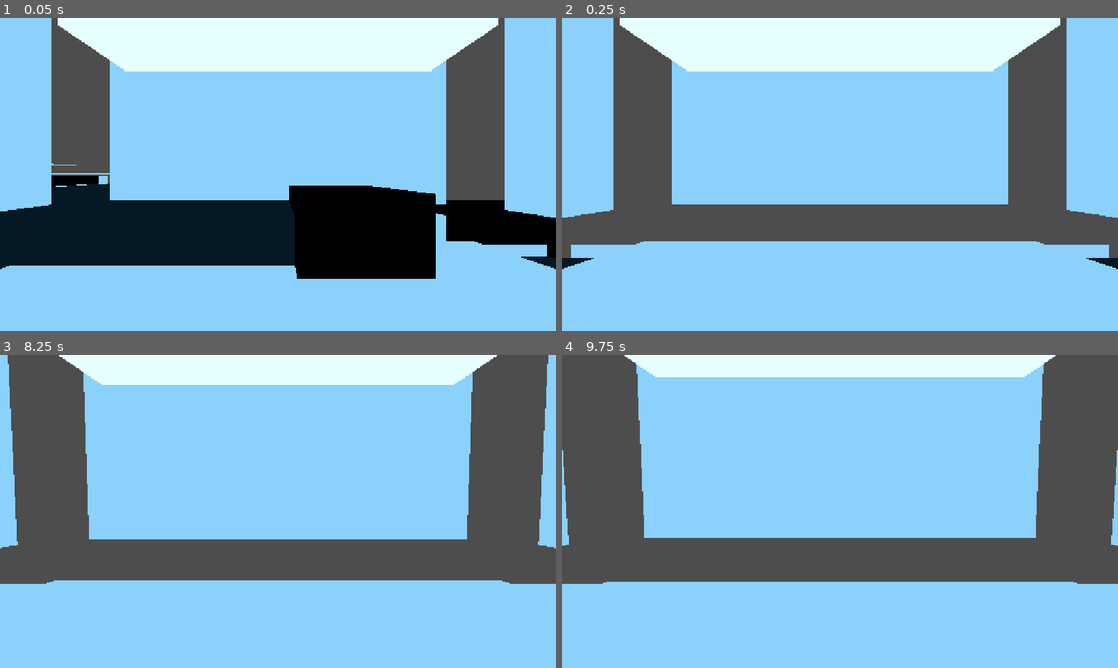
Above: before the commit, frames 1-4 (two rows, left to right).
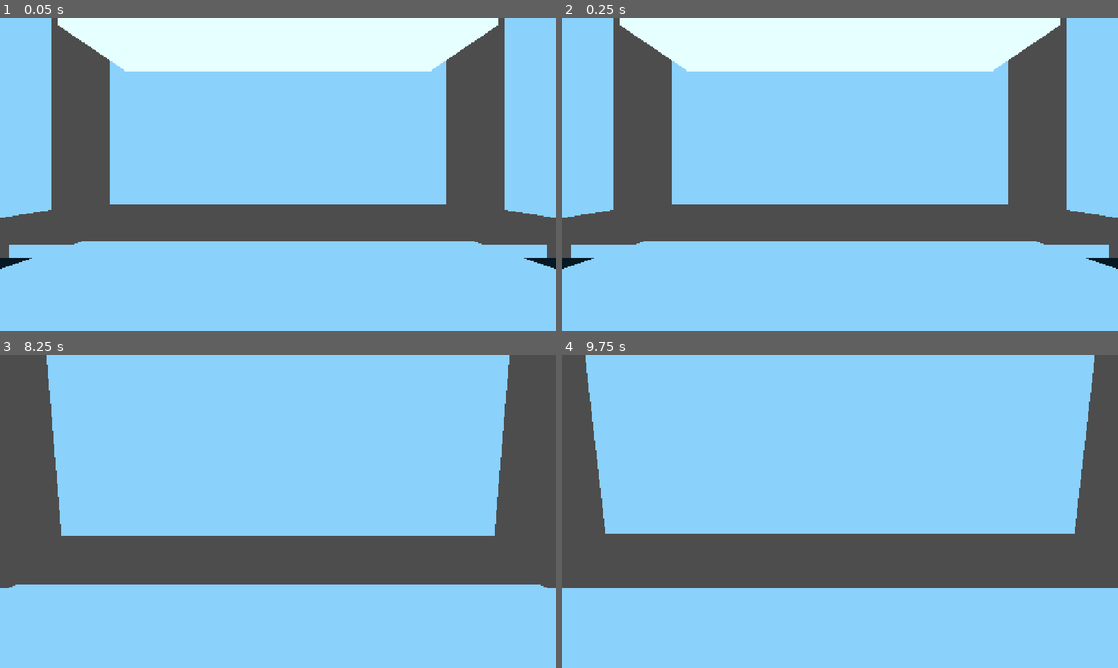
Above: after the commit, the same moments.

Repository: mdraihankabirsifat/Optimus
Game: Godot game, scene res://tests/test_gravity.tscn
Two runs of this game, one before a commit and one after it. Both use one fixed random seed, a clock stepped at 60 frames per second and the inputs below. This scene is started directly instead of the project's main scene.
Inputs (mouse positions are in pixels of both pictures, inside the frame that each line leads up to):
- Up to frame 1 (0.05 s): no input
- Up to frame 2 (0.25 s): no input
- Up to frame 3 (8.25 s): tap Enter (skip_wait) at 0.5, 2, 3.5 s; move the mouse to (400, 495) at 0.52 s; press the mouse at (400, 495) at 0.53 s; hold D (move_right) 0.53-1.28 s; tap Space (jump) at 0.77, 1.25, 1.52, 2.75, 3.02, 3.77, 4.25, 4.52, 6.02, 6.77, 7.52 s; move the mouse to (166, 527) at 1.27 s; release the mouse at (166, 527) at 1.28 s; hold S (move_back) 1.28-2.03 s; right-click (166, 527) at 1.35 s; move the mouse to (333, 442) at 2.02 s; hold D (move_right) 2.03-2.78 s; tap 1 (emote_1) at 2.1 s; move the mouse to (250, 574) at 2.77 s; hold W (move_forward) 2.78-3.53 s; tap 2 (emote_2) at 2.85 s; click (250, 574) at 2.92 s; move the mouse to (444, 558) at 3.52 s; hold A (move_left) 3.53-5.03 s; tap 3 (emote_3) at 3.6 s; move the mouse to (111, 464) at 4.27 s; tap H (exchange_heart) at 4.35 s; move the mouse to (305, 511) at 5.02 s; hold S (move_back) 5.03-5.78 s; hold G (gravity_mod) 5.03-5.78 s; click (305, 511) at 5.17 s; move the mouse to (194, 433) at 5.77 s; hold D (move_right) 5.78-6.53 s; tap E (interact) at 5.85 s; move the mouse to (400, 495) at 6.52 s; hold W (move_forward) 6.53-7.28 s; hold Tab (spectate_next) 6.53-7.28 s; move the mouse to (166, 527) at 7.27 s; hold D (move_right) 7.28-8.03 s; tap Shift (sprint) at 7.35 s; click (166, 527) at 7.42 s; move the mouse to (333, 442) at 8.02 s; hold S (move_back) from 8.03 s (still down); tap R at 8.1 s
- Up to frame 4 (9.75 s): move the mouse to (812, 574) at 8.77 s; release S (move_back) at 8.78 s; hold A (move_left) 8.78-9.53 s; click (812, 574) at 8.85 s; tap Space (jump) at 9.02 s; move the mouse to (1006, 558) at 9.52 s; hold W (move_forward) from 9.53 s (still down); right-click (1006, 558) at 9.6 s; click (1006, 558) at 9.67 s

The runs differ from the first frame. In frame 1, 22% of the frame differs, in the area x 0-100%, y 46-84%; in frame 2, nothing differs; in frame 3, 18%; in frame 4, 18%.
Error before the commit: Out of bounds get index '-1' (on base: 'Array[Transform3D]') (res://tests/test_gravity.gd:293)

Commit message:
Bots weigh known hazards by surface and remaining hearts
Fire and spiders sit on the world floor, so a known hazard cell now costs its
full price only under normal gravity and a fifth from a wall or ceiling, and
the price rises as hearts fall -- a low bot spends a Move to go round rather
than walking into the same spider again. Also moves the vacuum test racer off
the origin now that racers collide, and logs damage sources in the bot probe.

Co-Authored-By: Claude Opus 5 <noreply@anthropic.com>

Diff:
--- a/scripts/bots/bot_controller.gd
+++ b/scripts/bots/bot_controller.gd
@@ -322,6 +322,7 @@
 
 func _replan(cell: Vector3i) -> void:
 	_think_timer = think_interval
+	_planner.hearts = _body.health.hearts
 	_path = _planner.plan_from(knowledge, cell, _grav(), _body.gravity.charges)
 	_path_gravs = _planner.last_gravities.duplicate()
 
--- a/scripts/bots/bot_planner.gd
+++ b/scripts/bots/bot_planner.gd
@@ -28,6 +28,10 @@
 const REVISIT_PENALTY := 2.5
 ## A cell the bot has seen fire, a piston or a spider in. Worth a few steps of detour.
 const HAZARD_COST := 5.0
+## Prompt 3: the bot's own hearts. Fire and spiders live on the world floor, so a known hazard
+## costs its full price only when crossed under normal gravity, a fifth of it from a wall or
+## the ceiling -- and the fewer hearts left, the more it is worth a Move to go round.
+var hearts: float = 5.0
 ## Charges held back while still exploring. Climbing a shaft on your last Move strands you
 ## up there with no way down, which is the single biggest cause of a bot never finishing.
 ## Once the exit is actually in sight the reserve is released and the bot commits.
@@ -152,7 +156,7 @@
 
 			var step: float = STEP_COST \
 				+ REVISIT_PENALTY * float(knowledge.visit_count(neighbour)) \
-				+ (HAZARD_COST if knowledge.is_hazard(neighbour) else 0.0)
+				+ (_hazard_cost(grav) if knowledge.is_hazard(neighbour) else 0.0)
 			var next_key := _key(neighbour, grav)
 			var next_cost: float = best + step
 			if next_cost < float(dist.get(next_key, INF)):
@@ -181,6 +185,12 @@
 
 static func _is_flip(a: int, b: int) -> bool:
 	return GRAV_TO_DIR[a] == CaveGraph.opposite(GRAV_TO_DIR[b])
+
+
+func _hazard_cost(grav: int) -> float:
+	var danger := clampf(AppConfig.HEARTS_MAX / maxf(hearts, 0.5), 1.0, 5.0)
+	var surface := 1.0 if grav == GRAV_DOWN else 0.2
+	return HAZARD_COST * danger * surface
 
 
 ## Gravities the search may use.
--- a/tests/bot_probe.gd
+++ b/tests/bot_probe.gd
@@ -20,6 +20,11 @@
 	add_child(world)
 	await get_tree().process_frame
 	(world.get("_player") as PlayerController).set_physics_process(false)
+	for bb: Node3D in world.bots:
+		var body := bb as PlayerController
+		body.health.damaged.connect(func(amount: float, source: String) -> void:
+			print("DAMAGE %s %.1f from %s at cell %s hearts %.1f t=%.1f" % [body.display_name, amount, source,
+				CaveBuilder.world_to_cell(body.global_position), body.health.hearts, world.match_controller.elapsed]))
 	var g: CaveGraph = world.graph
 	print("spawn %s finish %s" % [g.spawn_cell, g.finish_cell])
 	for arg in OS.get_cmdline_user_args():
--- a/tests/test_gravity.gd
+++ b/tests/test_gravity.gd
@@ -285,7 +285,8 @@
 	var racer: PlayerController = load("res://scenes/player/player.tscn").instantiate()
 	racer.is_local_player = false
 	add_child(racer)
-	racer.global_position = Vector3(0, 1.0, 0)
+	# Clear of the suite's main racer at the origin: racers are solid to each other (Prompt 3).
+	racer.global_position = Vector3(6, 1.0, 6)
 	for i in 90:
 		await get_tree().physics_frame
 	var gc := racer.gravity
